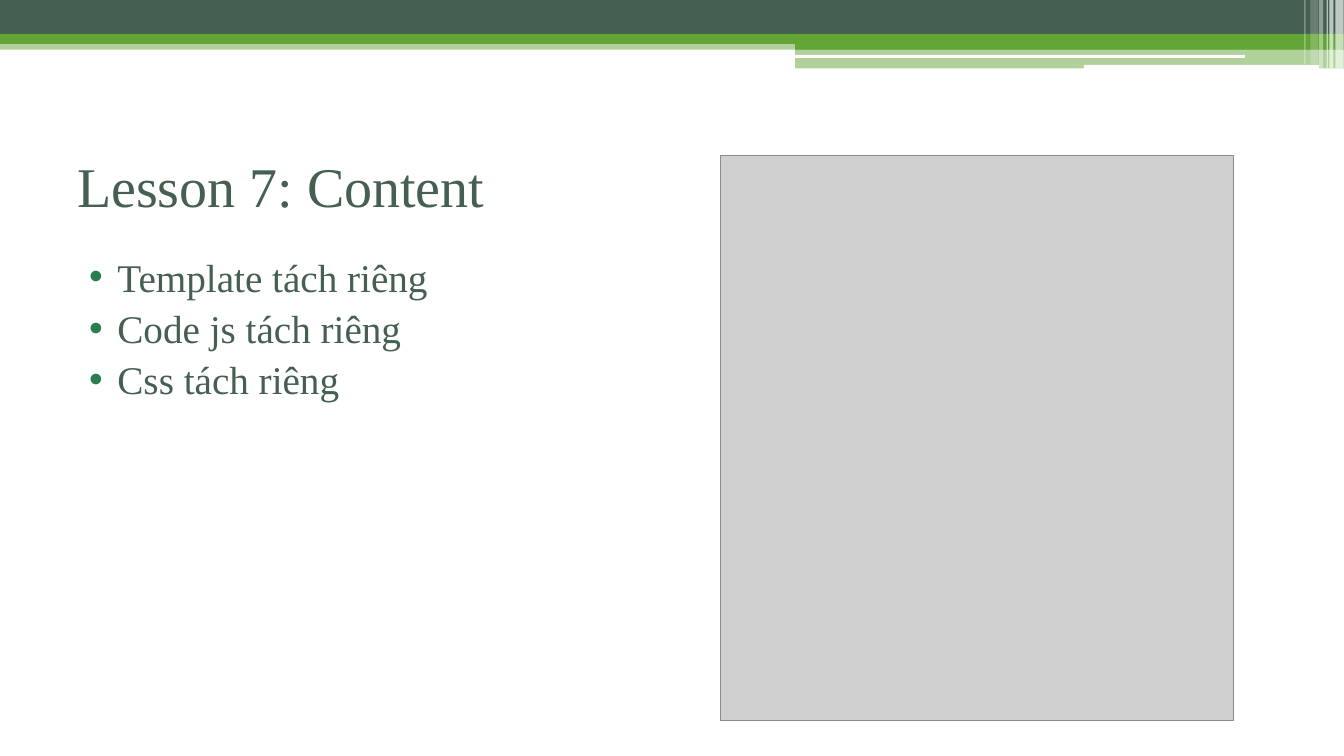
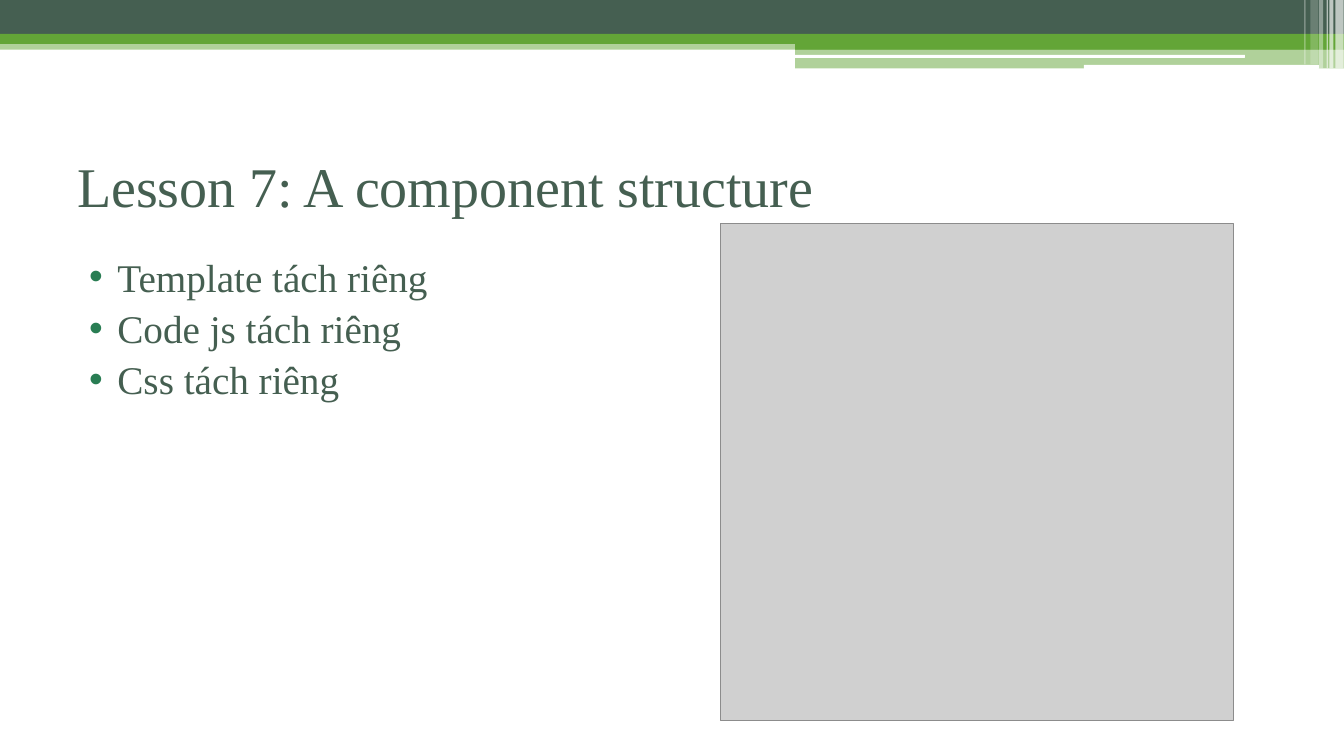
Before and after one commit to phamtuanchip/7dayswithvuejs, a slide deck: slide 42 of vuejs-2.0.pptx (slide 41 before the commit). Drawn at 1344x756 pixels with LibreOffice and Linux fonts; fonts in the diff are those of the drawing; grey boxes stand for pictures. Boxes give left, top, right and bottom in pixels: in the first picture for what was removed or moved away, otherwise in the second. Text is boxed around its words. In the diff, an @@ line names an element or a change of style, - is before the commit and + after.

Commit message:
add slides content

```diff
--- a/vuejs-2.0.pptx
+++ b/vuejs-2.0.pptx
@@ title at [77, 170, 814, 217]: text changed @@
-Lesson 7: Content
+Lesson 7: A component structure
@@ picture: place and size @@
-picture at [721, 156, 1234, 721]
+picture at [721, 224, 1234, 721]
```
Also in this commit, not shown: 24 other slides changed, 2 slides added.
